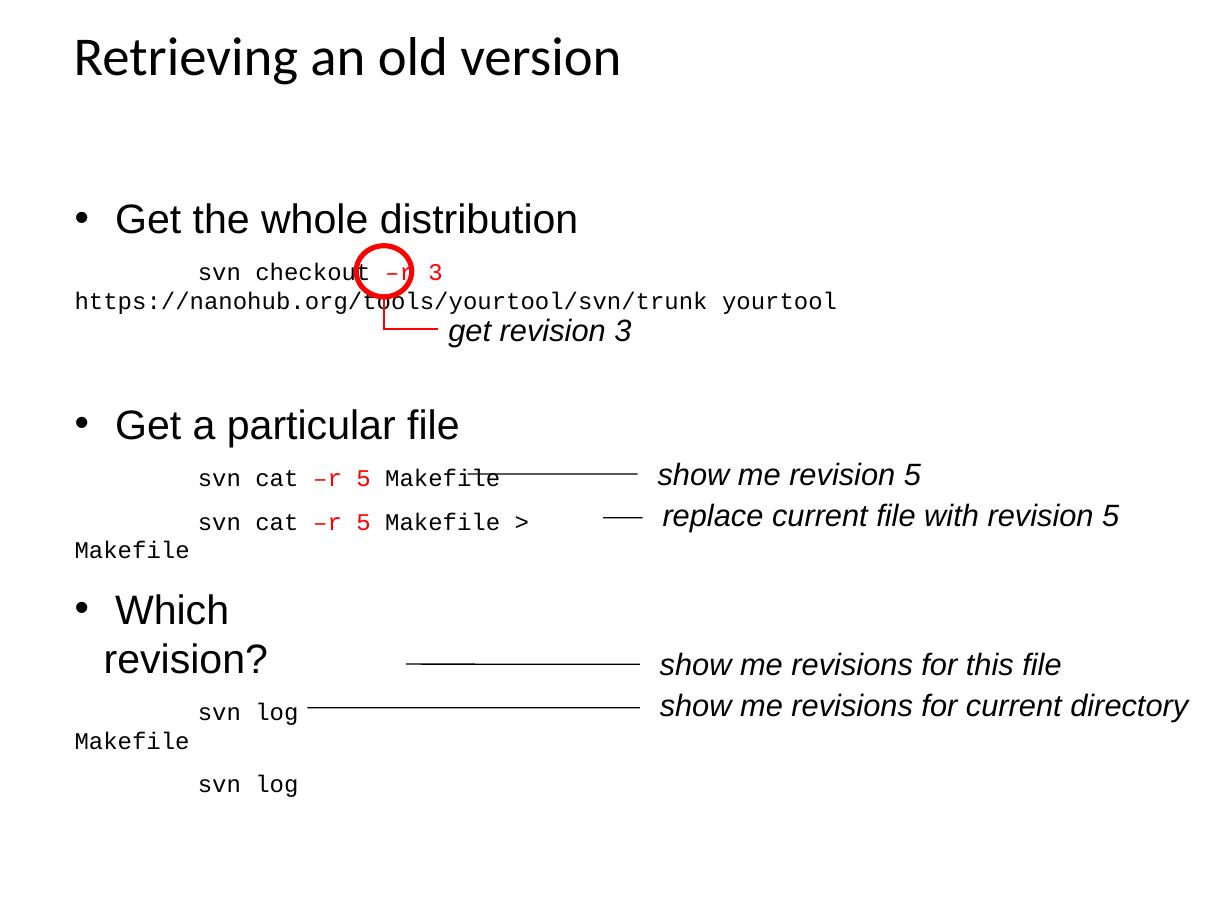
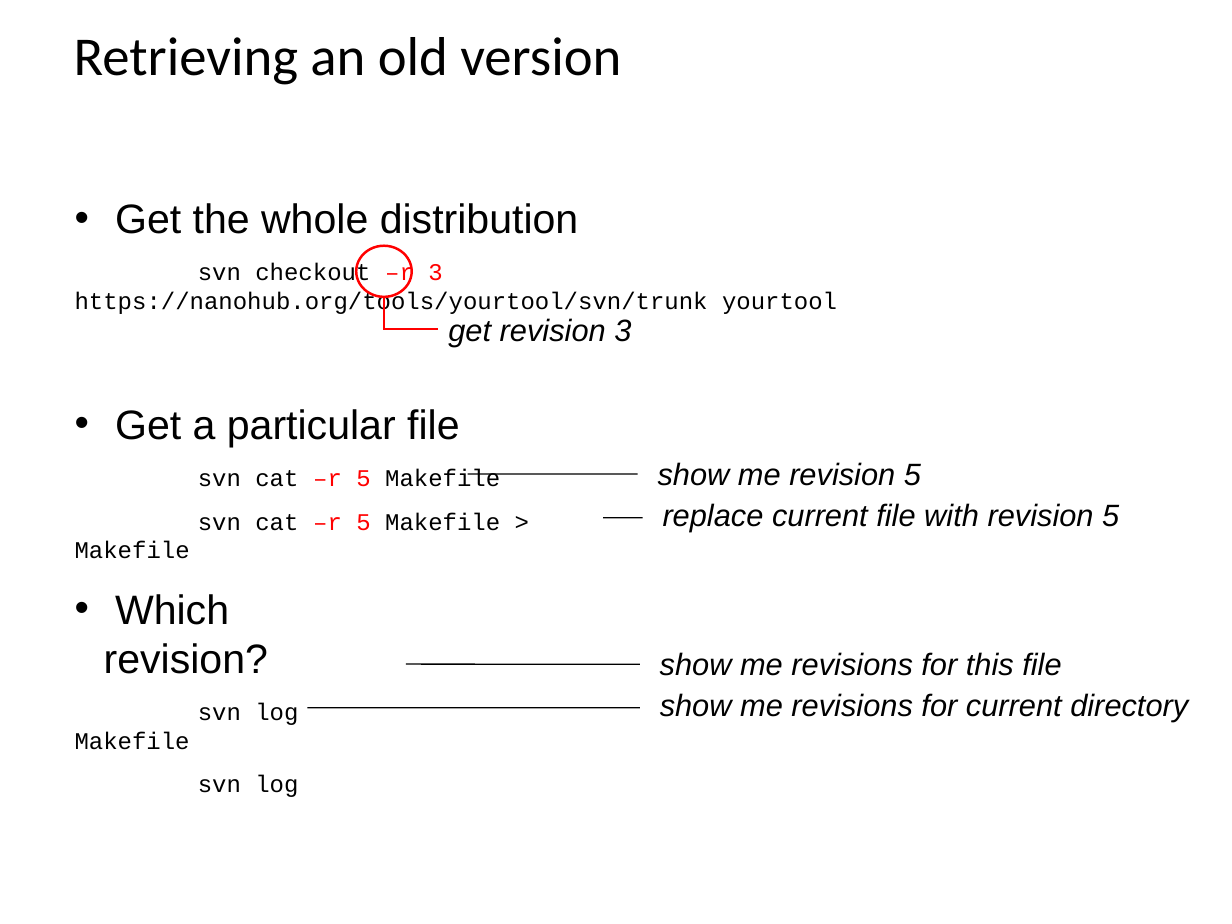
Before and after one commit to codedsk/nanohubuserconf2015, a slide deck: slide 19 of materials/15 - Subversion.odp. Drawn at 1232x924 pixels with LibreOffice and Linux fonts; fonts in the diff are those of the drawing; background and template pictures are left out. Boxes give left, top, right and bottom in pixels: in the first picture for what was removed or moved away, otherwise in the second. Text is boxed around its words. In the diff, an @@ line names an element or a change of style, - is before the commit and + after.

```diff
--- a/materials/15 - Subversion.odp
+++ b/materials/15 - Subversion.odp
@@ ellipse at [356, 245, 411, 296]: outline #FF0000 3 pt to #FF0000 1.45 pt @@
```
Also in this commit, not shown: 2 other files.
